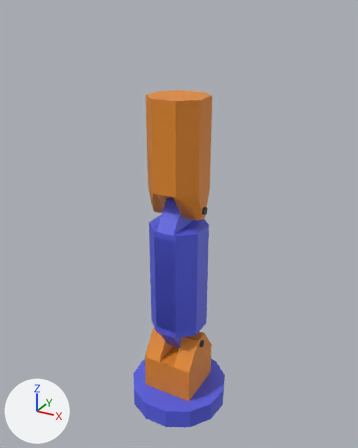
Renders of the Blender file mein-erstes-cg/ding.blend from each side of a commit.
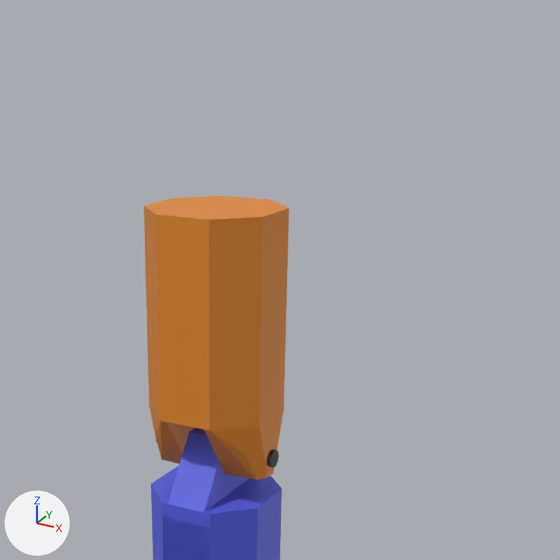
There are two pictures of each version: one whole from a camera (50 mm lens) standing at (3.98, -7.23, 7.54) and looking at (-0.05, 0.09, 3.87), one close up on the part from 22% to 94% of the width and 0% to 57% of the height. Lighting does not change. The marker at lower left points along +X, +Y and +Z. The first two pictures are the older version.

The first close-up shows 'LowerArm', 'UpperArm' and 1 more.
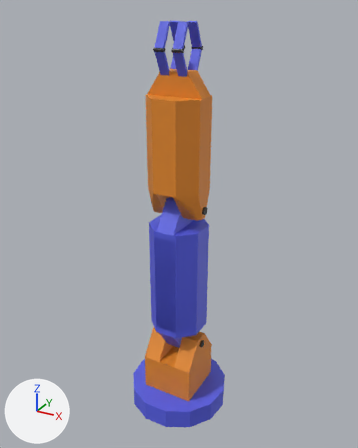
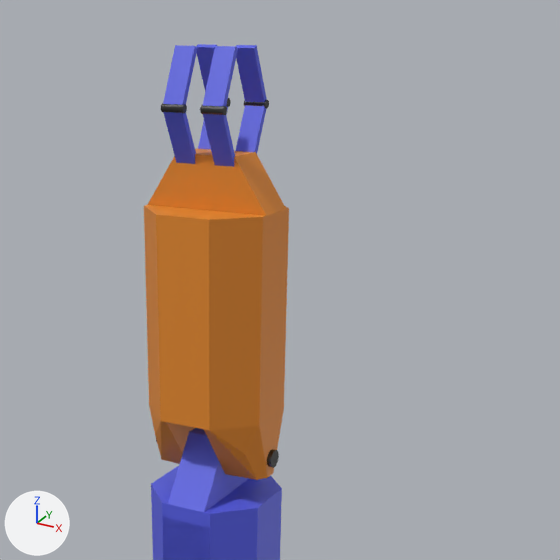
The change, as a list of edits to the scene's bpy script:
```text
Change me_cube_005:
    used by ob_lowerarm; parent = ob_upperarm; location = (0.0, 0.0, 4.278); rotation_euler = (3.142, 0.0, 0.0), in degrees (180, 0, 0)
    remove me_cube_005.from_pydata(...)  # 60 vertices, 54 faces; spans x -0.5..0.5, y -0.5..0.5, z -1.93..0.15
    add me_cube_005.from_pydata(...)  # 68 vertices, 62 faces; spans x -0.5..0.5, y -0.5..0.5, z -2.32..0.15
    me_cube_005 part 1
    3 faces are deleted
    8 vertices are added at x -0.24..0.24, y -0.17..0.17, z -2.32
    11 new faces join them
Add ob_joint1:
    ob_joint1 = bpy.data.objects.new('Joint1', me_cylinder_006)  # 64 vertices, 34 faces; spans x 0.296..0.356, y 0.021..0.081, z -0.25..-0.071; in mat_material_002 (dark grey #575757)
    ob_joint1.parent = ob_upperfinger1
    ob_joint1.location = (0.0, 0.0, 6.87)
    ob_joint1.rotation_euler = (1.571, 0.0, 1.571)  # degrees (90, 0, 90)
Add ob_upperfinger1:
    ob_upperfinger1 = bpy.data.objects.new('UpperFinger1', me_cube_015)  # a box spanning x -0.08..0.08, y -0.02..0.022, z -0.085..0.399; in mat_material_001 (blue #5961e7)
    ob_upperfinger1.parent = ob_lowerarm
    ob_upperfinger1.location = (-0.16, 0.163, 6.57)
    ob_upperfinger1.rotation_euler = (0.442, 0.0, -3.142)  # degrees (25, 0, -180)
Add ob_joint2:
    ob_joint2 = bpy.data.objects.new('Joint2', me_cylinder_005)  # 64 vertices, 34 faces; spans x 0.296..0.356, y 0.021..0.081, z 0.071..0.25; in mat_material_002 (dark grey #575757)
    ob_joint2.parent = ob_upperfinger2
    ob_joint2.location = (0.0, 0.0, 6.87)
    ob_joint2.rotation_euler = (1.571, 0.0, 1.571)  # degrees (90, 0, 90)
Add ob_upperfinger2:
    ob_upperfinger2 = bpy.data.objects.new('UpperFinger2', me_cube_013)  # a box spanning x -0.08..0.08, y -0.02..0.022, z -0.085..0.399; in mat_material_001 (blue #5961e7)
    ob_upperfinger2.parent = ob_lowerarm
    ob_upperfinger2.location = (0.16, 0.163, 6.57)
    ob_upperfinger2.rotation_euler = (0.442, 0.0, -3.142)  # degrees (25, 0, -180)
Add ob_joint3:
    ob_joint3 = bpy.data.objects.new('Joint3', me_cylinder_003)  # 64 vertices, 34 faces; spans x -0.356..-0.296, y 0.021..0.081, z -0.25..-0.071; in mat_material_002 (dark grey #575757)
    ob_joint3.parent = ob_upperfinger3
    ob_joint3.location = (0.0, 0.0, 6.87)
    ob_joint3.rotation_euler = (1.571, 0.0, 1.571)  # degrees (90, 0, 90)
Add ob_upperfinger3:
    ob_upperfinger3 = bpy.data.objects.new('UpperFinger3', me_cube_019)  # a box spanning x -0.08..0.08, y -0.022..0.02, z -0.085..0.399; in mat_material_001 (blue #5961e7)
    ob_upperfinger3.parent = ob_lowerarm
    ob_upperfinger3.location = (-0.16, -0.163, 6.57)
    ob_upperfinger3.rotation_euler = (-0.442, 0.0, -3.142)  # degrees (-25, 0, -180)
Add ob_joint4:
    ob_joint4 = bpy.data.objects.new('Joint4', me_cylinder_001)  # 64 vertices, 34 faces; spans x -0.356..-0.296, y 0.021..0.081, z 0.071..0.25; in mat_material_002 (dark grey #575757)
    ob_joint4.parent = ob_upperfinger4
    ob_joint4.location = (0.0, 0.0, 6.87)
    ob_joint4.rotation_euler = (1.571, 0.0, 1.571)  # degrees (90, 0, 90)
Add ob_upperfinger4:
    ob_upperfinger4 = bpy.data.objects.new('UpperFinger4', me_cube_017)  # a box spanning x -0.08..0.08, y -0.022..0.02, z -0.085..0.399; in mat_material_001 (blue #5961e7)
    ob_upperfinger4.parent = ob_lowerarm
    ob_upperfinger4.location = (0.16, -0.163, 6.57)
    ob_upperfinger4.rotation_euler = (-0.442, 0.0, -3.142)  # degrees (-25, 0, -180)
Add ob_lowerfinger4:
    ob_lowerfinger4 = bpy.data.objects.new('LowerFinger4', me_cube_020)  # a box spanning x -0.08..0.08, y -0.022..0.021, z 0.0..0.428; in mat_material_001 (blue #5961e7)
    ob_lowerfinger4.parent = ob_upperfinger4
    ob_lowerfinger4.location = (0.16, -0.325, 6.93)
    ob_lowerfinger4.rotation_euler = (0.442, 0.0, -3.142)  # degrees (25, 0, -180)
Add ob_lowerfinger3:
    ob_lowerfinger3 = bpy.data.objects.new('LowerFinger3', me_cube_018)  # a box spanning x -0.08..0.08, y -0.022..0.021, z 0.0..0.428; in mat_material_001 (blue #5961e7)
    ob_lowerfinger3.parent = ob_upperfinger3
    ob_lowerfinger3.location = (-0.16, -0.325, 6.93)
    ob_lowerfinger3.rotation_euler = (0.442, 0.0, -3.142)  # degrees (25, 0, -180)
Add ob_lowerfinger2:
    ob_lowerfinger2 = bpy.data.objects.new('LowerFinger2', me_cube_016)  # a box spanning x -0.08..0.08, y -0.021..0.022, z 0.0..0.428; in mat_material_001 (blue #5961e7)
    ob_lowerfinger2.parent = ob_upperfinger2
    ob_lowerfinger2.location = (0.16, 0.325, 6.93)
    ob_lowerfinger2.rotation_euler = (-0.442, 0.0, -3.142)  # degrees (-25, 0, -180)
Add ob_lowerfinger1:
    ob_lowerfinger1 = bpy.data.objects.new('LowerFinger1', me_cube_014)  # a box spanning x -0.08..0.08, y -0.021..0.022, z 0.0..0.428; in mat_material_001 (blue #5961e7)
    ob_lowerfinger1.parent = ob_upperfinger1
    ob_lowerfinger1.location = (-0.16, 0.325, 6.93)
    ob_lowerfinger1.rotation_euler = (-0.442, 0.0, -3.142)  # degrees (-25, 0, -180)
```

Changed parts and their boxes [x1, y1, x2, y2] in the close-ups (560 x 560 px):
'LowerArm', reshaped (16% taller)
    before: [144, 196, 289, 480]
    after: [144, 149, 289, 480]
'LowerFinger4', added (blue)
    after: [203, 46, 238, 106]
'LowerFinger3', added (blue)
    after: [163, 45, 198, 105]
'LowerFinger2', added (blue)
    after: [236, 45, 267, 102]
'UpperFinger4', added (blue)
    after: [203, 114, 235, 167]
'UpperFinger3', added (blue)
    after: [163, 112, 196, 164]
'UpperFinger2', added (blue)
    after: [236, 105, 267, 154]
'LowerFinger1', added (blue)
    after: [196, 44, 217, 92]
'Joint4', added
    after: [200, 105, 227, 115]
'Joint3', added
    after: [161, 103, 187, 113]
'UpperFinger1', added (mostly hidden)
    after: [198, 106, 228, 149]
'Joint2', added
    after: [244, 100, 269, 108]
part 1 of me_cube_005, built on
    before: [149, 199, 285, 216]
    after: [148, 149, 286, 216]
